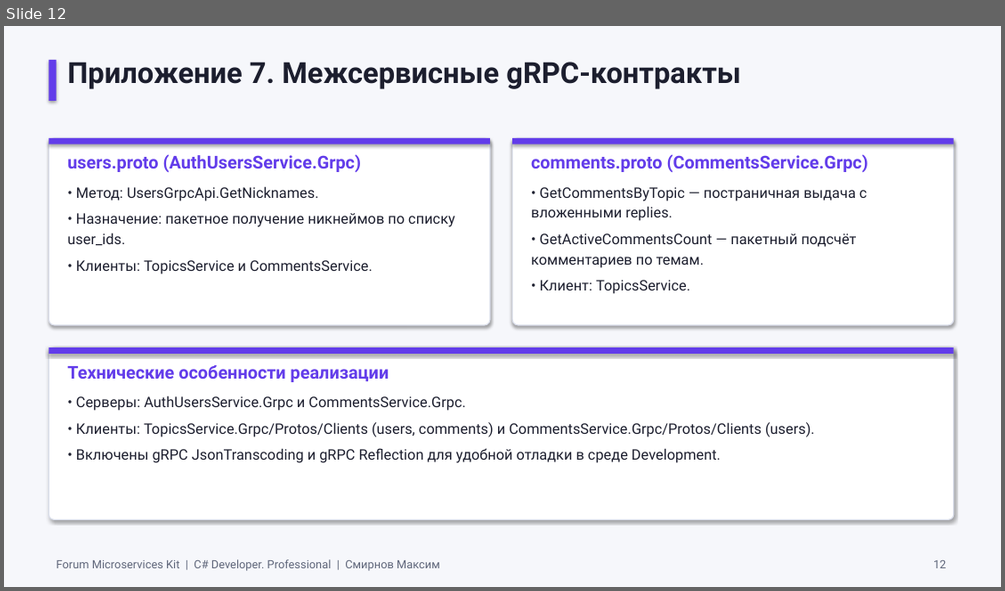
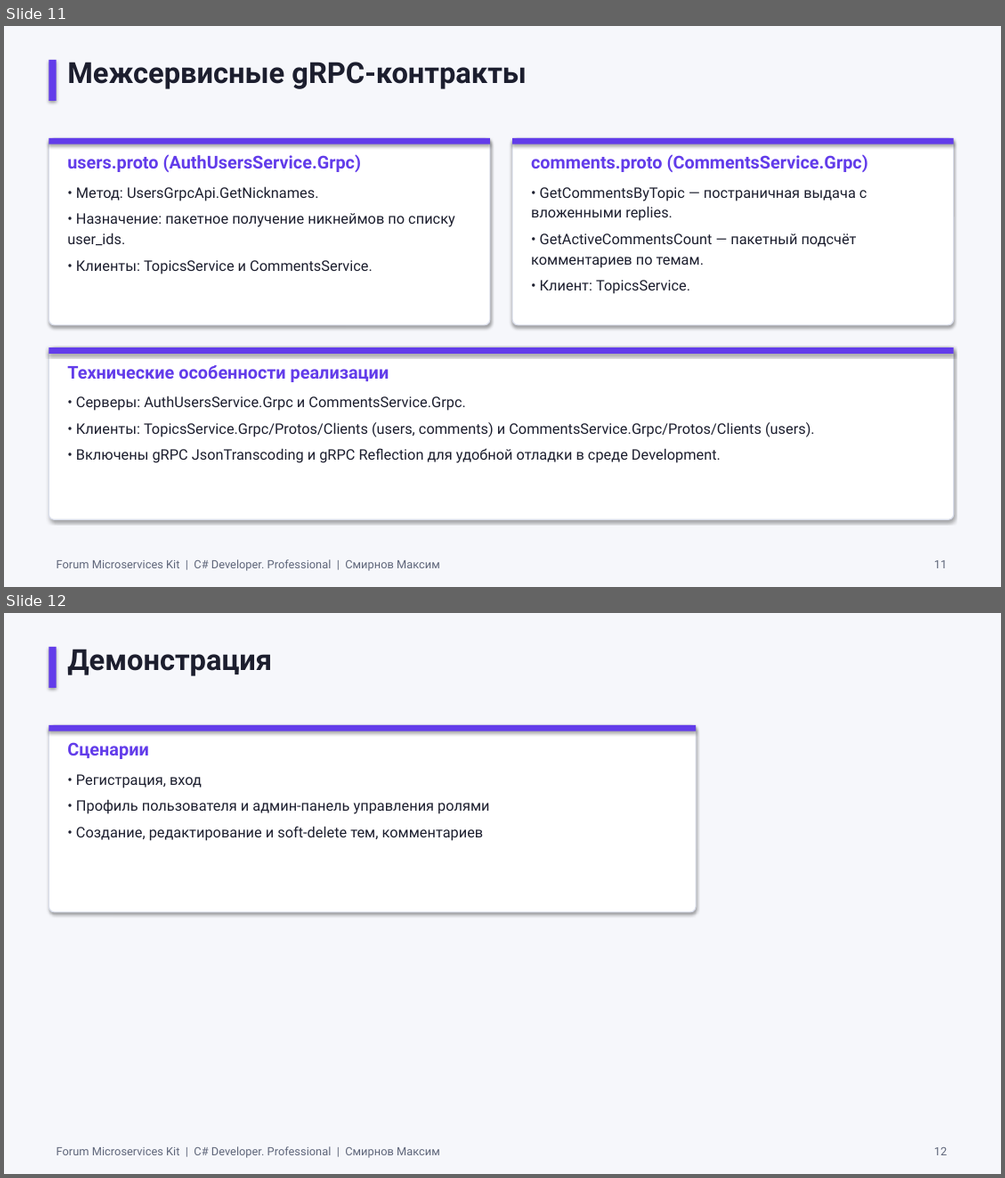
Before and after one commit to smirnovMV-dev/otus-forum, a slide deck: Workaround/Presentation/Forum_Microservices_Kit_Defense.pptx. Shown one above the other, each under a label of ours: slide 12 before the commit, slides 11 and 12 after it. The pictures are 1005x591 and 1005x1178 pixels, drawn with LibreOffice and Linux fonts; fonts in the diff are those of the drawing. Boxes give left, top, right and bottom in pixels: in the first picture for what was removed or moved away, otherwise in the second. Text is boxed around its words. In the diff, an @@ line names an element or a change of style, - is before the commit and + after.

```diff
--- a/Workaround/Presentation/Forum_Microservices_Kit_Defense.pptx
+++ b/Workaround/Presentation/Forum_Microservices_Kit_Defense.pptx
@@ slide 12 added at (4, 613, 1001, 1174), background #F6F7FB @@
@@ rectangle added at (48, 647, 57, 688), fill #623CEA @@
@@ text added at (67, 649, 272, 676), 28 pt, text #1C1E2E, bold @@
+Демонстрация
@@ rounded rectangle added at (48, 725, 696, 912), fill #FFFFFF, outline #DADEEB 1 pt @@
@@ rectangle added at (48, 725, 696, 731), fill #623CEA @@
@@ text added at (67, 742, 489, 841), 14 pt, text #1C1E2E @@
+Сценарии
+• Регистрация, вход
+• Профиль пользователя и админ-панель управления ролями
+• Создание, редактирование и soft-delete тем, комментариев
@@ text added at (57, 1146, 440, 1158), 11 pt, text #5F667A @@
+Forum Microservices Kit | C# Developer. Professional | Смирнов Максим
@@ text added at (934, 1147, 947, 1155), 11 pt, text #5F667A @@
+12
@@ what was slide 12 is now slide 11 @@
@@ slide 11 changed as well @@
@@ text at (67, 62, 526, 89): text changed @@
-Приложение 7. Межсервисные gRPC-контракты
+Межсервисные gRPC-контракты
@@ text at (934, 560, 947, 568): text changed @@
-12
+11
```
Also in this commit, not shown: 13 other slides changed, 2 slides removed.
